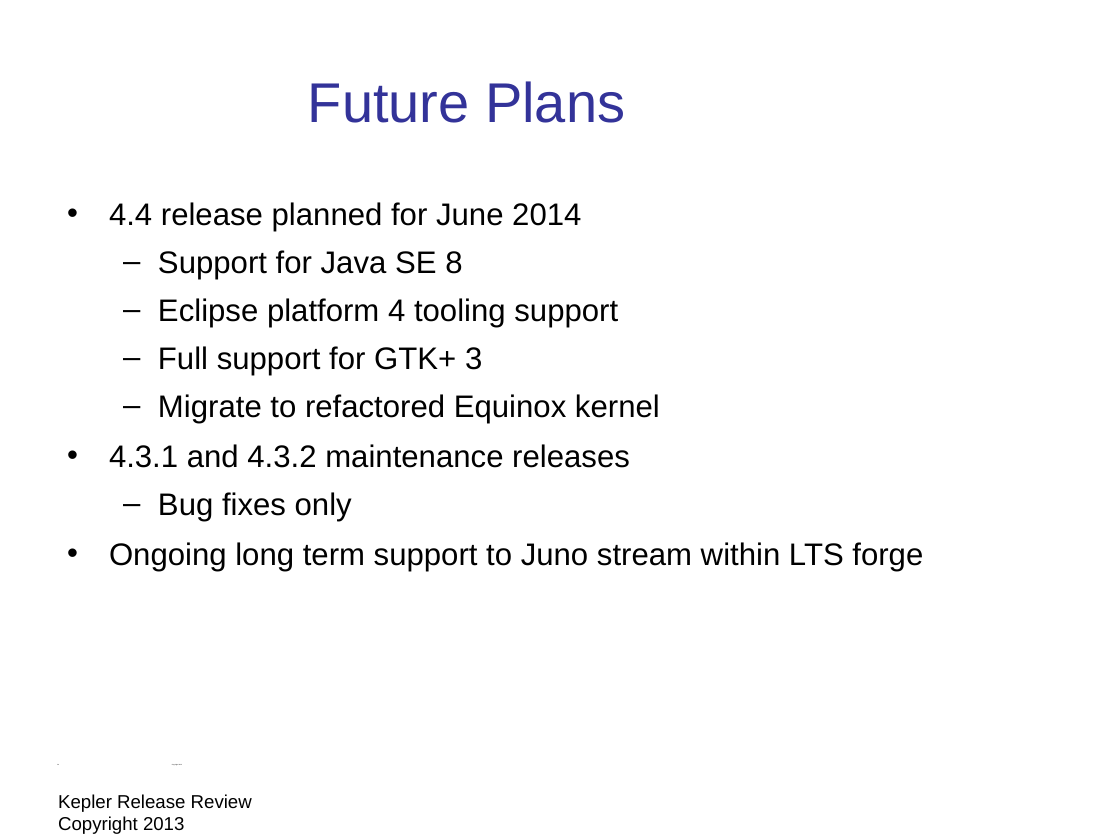
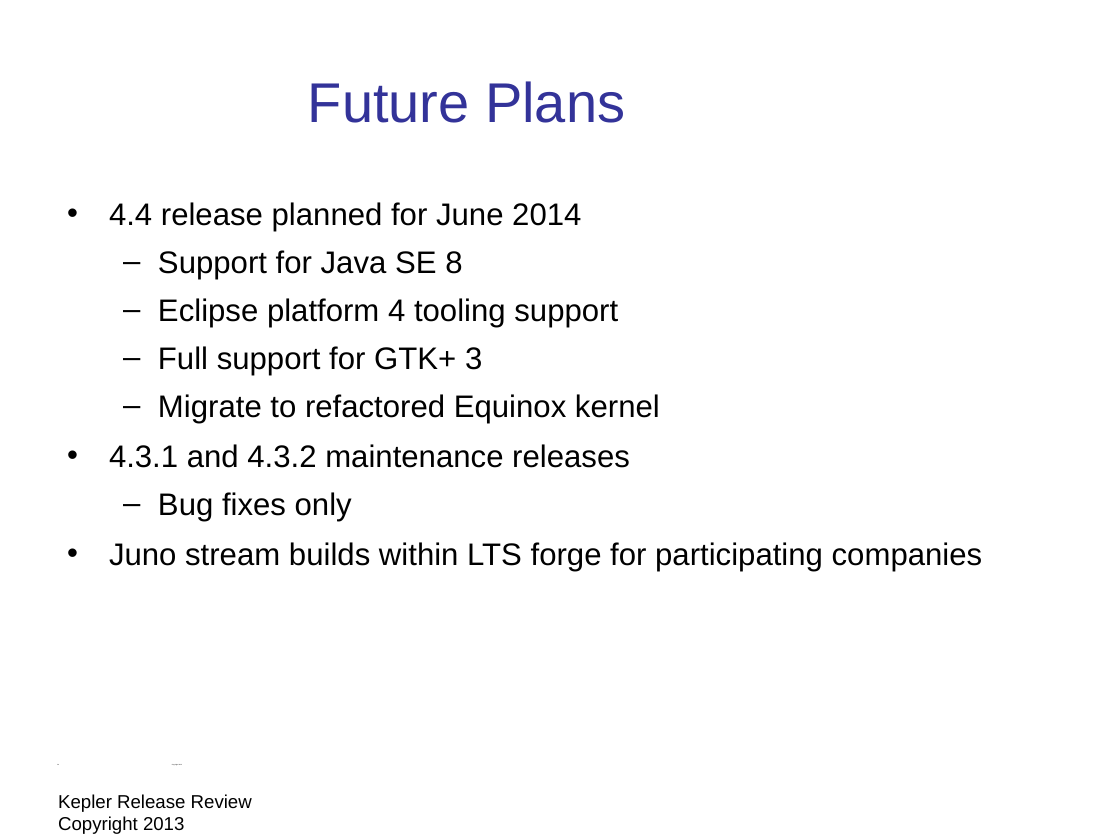
Before and after one commit to eclipse-platform/www.eclipse.org-eclipse-news, a slide deck: slide 26 of presentation/Kepler-release-review/eclipse-kepler-release-review.odp. Drawn at 1120x840 pixels with LibreOffice and Linux fonts; fonts in the diff are those of the drawing; background and template pictures are left out. Boxes give left, top, right and bottom in pixels: in the first picture for what was removed or moved away, otherwise in the second. Text is boxed around its words. In the diff, an @@ line names an element or a change of style, - is before the commit and + after.

```diff
--- a/presentation/Kepler-release-review/eclipse-kepler-release-review.odp
+++ b/presentation/Kepler-release-review/eclipse-kepler-release-review.odp
@@ text at <box>109,542,983,571</box>: text changed @@
-• Ongoing long term support to Juno stream within LTS forge
+• Juno stream builds within LTS forge for participating companies
```
Also in this commit, not shown: 5 other slides changed, 1 other file.
